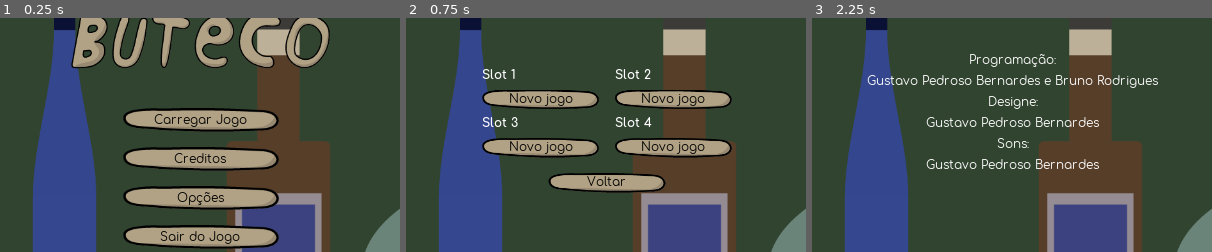
Above: before the commit, frames 1-3 (left to right).
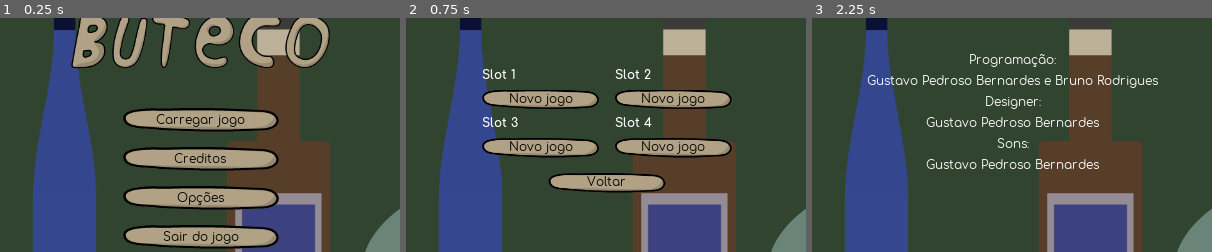
Above: after the commit, the same moments.

Repository: gustavopedrosob/buteco
Game: Godot game, scene res://TelaInicial.tscn
Same seed, same stepped clock (60 frames per second), same inputs: the game is played once before the commit and once after it.
Inputs:
- Up to frame 1 (0.25 s): no input
- Up to frame 2 (0.75 s): click "Carregar Jogo" (after the commit: "Carregar jogo") at 0.5 s
- Up to frame 3 (2.25 s): click "Voltar" at 1.25 s; click "Creditos" at 2 s
The pictures show only the part of the screen within x 25-75%, y 26-76%; the shares and areas given below are measured in that part.

The runs differ from the first frame. In frame 1, 0.9% of the frame differs, in the area x 38-62%, y 41-97%; in frame 2, nothing differs; in frame 3, 0.3%.

Commit message:
Mudado a forma com que é gerenciado as linguas no jogo.

Diff:
--- a/Button.gd
+++ b/Button.gd
@@ -13,12 +13,10 @@
 		var dados = Playervariables.load_save()
 		Playervariables.set_dinheiro(dados['dinheiro'])
 	reset_timer()
+	$"Button".text = Options.lang_content["shop"]
+
 func _process(delta):
-	match Options.language:
-		'pt-br':
-			dinheirodisplay.text = str('Dinheiro: ',Playervariables.dinheiro)
-		'en-us':
-			dinheirodisplay.text = str('Money: ',Playervariables.dinheiro)
+	dinheirodisplay.text = str(Options.lang_content["money"], Playervariables.dinheiro)
 func _on_Timer_timeout():
 	spawn_client()
 func reset_timer():
--- a/Creditos.gd
+++ b/Creditos.gd
@@ -1,11 +1,7 @@
 extends Control
 
 func _ready():
-	match Options.language:
-		'pt-br':
-			$"Centralizado/Creditos Texto".bbcode_text = "[center]Programação:\nGustavo Pedroso Bernardes e Bruno Rodrigues\nDesigne:\nGustavo Pedroso Bernardes\nSons:\nGustavo Pedroso Bernardes"
-		'en-us':
-			$"Centralizado/Creditos Texto".bbcode_text = "[center]Programming:\nGustavo Pedroso Bernardes e Bruno Rodrigues\nDesigne:\nGustavo Pedroso Bernardes\nSounds:\nGustavo Pedroso Bernardes"
+	$"Centralizado/Creditos Texto".bbcode_text = str("[center]",Options.lang_content["programming"],":\nGustavo Pedroso Bernardes e Bruno Rodrigues\n",Options.lang_content["designer"],":\nGustavo Pedroso Bernardes\n",Options.lang_content["sounds"],":\nGustavo Pedroso Bernardes")
 func _process(delta):
 	if Input.is_action_just_pressed("ui_cancel"):
 		get_tree().change_scene("res://TelaInicial.tscn")
--- a/Creditos.tscn
+++ b/Creditos.tscn
@@ -41,6 +41,8 @@
 bbcode_enabled = true
 bbcode_text = "
 "
+text = "
+"
 scroll_active = false
 __meta__ = {
 "_edit_use_anchors_": false,
--- a/Dificuldade.gd
+++ b/Dificuldade.gd
@@ -9,43 +9,24 @@
 	match ID:
 		0:
 			Options.dificuldade = 'facil'
-			seila('Easy','Facil')
+			text = Options.lang_content["easy"]
 			Options.create_save()
 		1:
 			Options.dificuldade = 'normal'
-			seila('Normal','Normal')
+			text = Options.lang_content["normal"]
 			Options.create_save()
 		2:
 			Options.dificuldade = 'dificil'
-			seila('Hard','Dificil')
+			text = Options.lang_content["hard"]
 			Options.create_save()
 func button_reload_language():
-	match Options.language:
-		'pt-br':
-			popup.set_item_text(0,'Facil')
-			popup.set_item_text(1,'Normal')
-			popup.set_item_text(2,'Dificil')
-			match Options.dificuldade:
-				'facil':
-					text = 'Facil'
-				'normal':
-					text = 'Normal'
-				'dificil':
-					text = 'Dificil'
-		'en-us':
-			popup.set_item_text(0,'Easy')
-			popup.set_item_text(1,'Normal')
-			popup.set_item_text(2,'Hard')
-			match Options.dificuldade:
-				'facil':
-					text = 'Easy'
-				'normal':
-					text = 'Normal'
-				'dificil':
-					text = 'Hard'
-func seila(en,pt):
-	match Options.language:
-		'pt-br':
-			text = pt
-		'en-us':
-			text = en
+	popup.set_item_text(0, Options.lang_content["easy"])
+	popup.set_item_text(1, Options.lang_content["normal"])
+	popup.set_item_text(2, Options.lang_content["hard"])
+	match Options.dificuldade:
+		'facil':
+			text = Options.lang_content["easy"]
+		'normal':
+			text = Options.lang_content["normal"]
+		'dificil':
+			text = Options.lang_content["hard"]
--- a/Horario Display.gd
+++ b/Horario Display.gd
@@ -27,26 +27,14 @@
 	var minutos_display = int(60 - horatimer.time_left)
 	var minutos_restantes = horatimer.time_left
 	if minutos_display < 10:
-		match Options.language:
-			'pt-br':
-				horadisplay.text = str('Horario: ',horas,':0',minutos_display)
-			'en-us':
-				horadisplay.text = str('Hour: ',horas,':0',minutos_display)
+		horadisplay.text = str(Options.lang_content["hour"], horas, ":0", minutos_display)
 	if minutos_display >= 10:
-		match Options.language:
-			'pt-br':
-				horadisplay.text = str('Horario: ',horas,':',minutos_display)
-			'en-us':
-				horadisplay.text = str('Hour: ',horas,':',minutos_display)
+		horadisplay.text = str(Options.lang_content["hour"], horas, ":", minutos_display)
 	Playervariables.data['minuto'] = minutos_restantes
 	reload_dia()
 func reload_dia():
 	var dia = Playervariables.data['dia']
-	match Options.language:
-		'pt-br':
-			diadisplay.text = str('Dia: ',dia)
-		'en-us':
-			diadisplay.text = str('Day: ',dia)
+	diadisplay.text = str(Options.lang_content["day"], dia)
 func _on_HourAndAutoSave_timeout():
 	reset_timer()
 	Playervariables.data['hora'] += 1
--- a/Jogo.tscn
+++ b/Jogo.tscn
@@ -111,6 +111,7 @@
 
 [node name="shop" parent="." instance=ExtResource( 10 )]
 visible = false
+
 [connection signal="timeout" from="Timer" to="." method="_on_Timer_timeout"]
 [connection signal="timeout" from="Alinhamento/Hora Display/Hora" to="Alinhamento" method="_on_HourAndAutoSave_timeout"]
 [connection signal="timeout" from="AutoSave" to="." method="_on_AutoSave_timeout"]
--- a/Jogodosclick.tscn
+++ b/Jogodosclick.tscn
@@ -131,5 +131,6 @@
 wait_time = 5.0
 one_shot = true
 autostart = true
+
 [connection signal="pressed" from="Center/Alinhamento/Center2/TextureButton" to="." method="_on_TextureButton_pressed"]
 [connection signal="timeout" from="Timer" to="." method="_on_Timer_timeout"]
--- a/Loja.gd
+++ b/Loja.gd
@@ -24,6 +24,10 @@
 
 
 func _ready():
+	$"HBoxContainer/title".text = Options.lang_content["shop"]
+	$"HBoxContainer/HBoxContainer/cadeiras".text = Options.lang_content["chairs"]
+	$"HBoxContainer/HBoxContainer/papeis de parede".text = Options.lang_content["wallpapers"]
+	$"HBoxContainer/HBoxContainer/balcoes".text = Options.lang_content["kitchen_baltion"]
 	load_cores()
 	load_cadeiras()
 	load_balcoes()
--- a/Node2D.gd
+++ b/Node2D.gd
@@ -12,19 +12,11 @@
 			quantidade_clicks_requiridos = 35
 		'dificil':
 			quantidade_clicks_requiridos = 50
-	match Options.language:
-		'pt-br':
-			$Center/Alinhamento/Dica.text = str('Click na caneca de cerveja, ',quantidade_clicks_requiridos,' vezes antes que o tempo acabe para a encher.')
-		'en-us':
-			$Center/Alinhamento/Dica.text = str('Click on the beer mug, ',quantidade_clicks_requiridos,' times before time runs out to fill it.')
+	$Center/Alinhamento/Dica.text = Options.lang_content["click_on_beer"] % quantidade_clicks_requiridos
 # warning-ignore:unused_argument
 func _process(delta):
 	$AnimationPlayer/QntPrecionado.text = str(quantidade_de_vezes_precionado)
-	match Options.language:
-		'pt-br':
-			$Center/Alinhamento/Time.text = str('Tempo restante: ',int($Timer.time_left))
-		'en-us':
-			$Center/Alinhamento/Time.text = str('Time left: ',int($Timer.time_left))
+	$Center/Alinhamento/Time.text = str(Options.lang_content["time_left"], int($Timer.time_left))
 	# Aqui executa se conseguir os clicks necessarios
 	if quantidade_de_vezes_precionado == quantidade_clicks_requiridos:
 		Playervariables.set_jogo2(3)
--- a/Opcoes.gd
+++ b/Opcoes.gd
@@ -3,21 +3,14 @@
 func _ready():
 	$"GridContainer/SeleLan".connect("reload_language", self, "on_reload_language")
 	exchange_language()
+
 func exchange_language():
-	match Options.language:
-		'pt-br':
-			$"Opcoes Title".text = 'Opções'
-			$"Voltar".text = 'Voltar'
-			$'GridContainer/Dif'.text = 'Selecione uma dificuldade:'
-			$"GridContainer/Language Display".text = 'Selecione uma linguagem:'
-			$"GridContainer/Fullscreen Display".text = 'Tela Cheia'
-			$"GridContainer/Autosave Display".text = 'Auto-Salvar'
-		'en-us':
-			$"Opcoes Title".text = 'Options'
-			$"Voltar".text = 'Back'
-			$'GridContainer/Dif'.text = 'Select a Difficult'
-			$"GridContainer/Language Display".text = 'Select a Language:'
-			$"GridContainer/Fullscreen Display".text = 'Fullscreen'
-			$"GridContainer/Autosave Display".text = 'Auto-Save'
+	$"Opcoes Title".text = Options.lang_content["options"]
+	$"Voltar".text = Options.lang_content["back"]
+	$'GridContainer/Dif'.text = Options.lang_content["select_dificult"]
+	$"GridContainer/Language Display".text = Options.lang_content["select_language"]
+	$"GridContainer/Fullscreen Display".text = Options.lang_content["fullscreen"]
+	$"GridContainer/Autosave Display".text = Options.lang_content["auto_save"]
+
 func on_reload_language():
 	exchange_language()
--- a/Opcoes.tscn
+++ b/Opcoes.tscn
@@ -203,5 +203,6 @@
 custom_colors/font_color = Color( 0, 0, 0, 1 )
 enabled_focus_mode = 0
 text = "Voltar"
+
 [connection signal="pressed" from="CenterContainer/VBoxContainer/GridContainer/CheckFullscreen" to="CenterContainer/VBoxContainer/GridContainer/CheckFullscreen" method="_on_CheckFullscreen_pressed"]
 [connection signal="pressed" from="CenterContainer/VBoxContainer/GridContainer/Autosave" to="CenterContainer/VBoxContainer/GridContainer/Autosave" method="_on_Autosave_pressed"]
--- a/Options.gd
+++ b/Options.gd
@@ -5,10 +5,19 @@
 var auto_save = false
 var fullscreen = false
 var dicas = true
+var lang_content = null
 
 func _ready():
 	Options.load_save()
 	change_fullscreen()
+	get_language()
+
+func get_language():
+	var file = File.new()
+	file.open('lang/%s.json' % language, File.READ)
+	var text = file.get_as_text()
+	lang_content = parse_json(text)
+
 func load_save():
 	var arquivo = File.new()
 	var erro = arquivo.open('user://options', File.READ)
@@ -20,6 +29,7 @@
 		fullscreen = dados['fullscreen']
 	else:
 		print(erro)
+
 func create_save():
 	var arquivo = File.new()
 	var erro = arquivo.open('user://options', File.WRITE)
@@ -28,6 +38,7 @@
 		arquivo.store_var(dados_to_save)
 	else:
 		print(erro)
+
 func change_fullscreen():
 	match fullscreen:
 		false:
--- a/Pause.gd
+++ b/Pause.gd
@@ -3,16 +3,8 @@
 func _ready():
 	exchange_language()
 func exchange_language():
-	match Options.language:
-		'pt-br':
-			$"Pause/Pause Title".text = 'Jogo pausado'
-			$"Pause/Opcoes".text = 'Opções'
-			$"Pause/Salvar e sair".text = 'Salvar e sair'
-			$"Pause/Salvar".text = 'Salvar'
-			$"Pause/Voltar a tela inicial".text = 'Voltar a tela inicial'
-		'en-us':
-			$"Pause/Pause Title".text = 'Game paused'
-			$"Pause/Opcoes".text = 'Options'
-			$"Pause/Salvar e sair".text = 'Save and quit'
-			$"Pause/Salvar".text = 'Save'
-			$"Pause/Voltar a tela inicial".text = 'Return to home screen'
+	$"Pause/Pause Title".text = Options.lang_content["game_paused"]
+	$"Pause/Opcoes".text = Options.lang_content["options"]
+	$"Pause/Salvar e sair".text = Options.lang_content["save_and_leave"]
+	$"Pause/Salvar".text = Options.lang_content["save"]
+	$"Pause/Voltar a tela inicial".text = Options.lang_content["return_to_home_screen"]
--- a/Saves.gd
+++ b/Saves.gd
@@ -24,21 +24,12 @@
 		change_title(lista_slots[x],lista_saves[x])
 		check_delete(lista_slots[x],lista_deletes[x])
 func change_title(slot,savenumber):
-	match Options.language:
-		'pt-br':
-			voltar.text = 'Voltar'
-			match Directory.new().file_exists(slot):
-				false:
-					savenumber.text = 'Novo jogo'
-				true:
-					savenumber.text = 'Carregar'
-		'en-us':
-			voltar.text = 'Back'
-			match Directory.new().file_exists(slot):
-				false:
-					savenumber.text = 'New game'
-				true:
-					savenumber.text = 'Load'
+	voltar.text = Options.lang_content["back"]
+	match Directory.new().file_exists(slot):
+		false:
+			savenumber.text = Options.lang_content["new_game"]
+		true:
+			savenumber.text = Options.lang_content["load"]
 func create_or_load(slot):
 	match Directory.new().file_exists(slot):
 		false:
--- a/Saves.tscn
+++ b/Saves.tscn
@@ -286,6 +286,7 @@
 "_edit_use_anchors_": false,
 "_editor_description_": ""
 }
+
 [connection signal="pressed" from="CenterContainer/VBoxContainer/GridContainer/HBoxContainer/Save 1" to="." method="_on_Save_1_pressed"]
 [connection signal="pressed" from="CenterContainer/VBoxContainer/GridContainer/HBoxContainer/Deleta1" to="." method="_on_Deleta1_pressed"]
 [connection signal="pressed" from="CenterContainer/VBoxContainer/GridContainer/HBoxContainer2/Save 2" to="." method="_on_Save_2_pressed"]
--- a/SeleLan.gd
+++ b/SeleLan.gd
@@ -10,12 +10,13 @@
 func _on_item_pressed(ID):
 	match ID:
 		0:
-			Options.language = 'pt-br'
-			emit_signal("reload_language")
-			text = Options.language
-			Options.create_save()
+			set_language('pt-br')
 		1:
-			Options.language = 'en-us'
-			emit_signal("reload_language")
-			text = Options.language
-			Options.create_save()
+			set_language('en-us')
+func set_language(lang: String):
+	if lang != Options.language:
+		Options.language = lang
+		Options.get_language()
+		emit_signal("reload_language")
+		text = Options.language
+		Options.create_save()
--- a/TelaInicial.gd
+++ b/TelaInicial.gd
@@ -10,22 +10,18 @@
 onready var sairdojogo = $"AlinhamentoV/Sair do jogo"
 
 func _ready():
-	match Options.language:
-		'pt-br':
-			carregarjogo.text = 'Carregar Jogo'
-			creditos.text = 'Creditos'
-			opcoes.text = 'Opções'
-			sairdojogo.text = 'Sair do Jogo'
-		'en-us':
-			carregarjogo.text = 'Load game'
-			creditos.text = 'Credits'
-			opcoes.text = 'Options'
-			sairdojogo.text = 'Leave the game'
+	carregarjogo.text = Options.lang_content["load_game"]
+	creditos.text = Options.lang_content["credits"]
+	opcoes.text = Options.lang_content["options"]
+	sairdojogo.text = Options.lang_content["leave_the_game"]
+
 func _on_Carregar_Jogo_pressed():
 # warning-ignore:return_value_discarded
 	get_tree().change_scene(savesscene)
+
 func _on_Sair_do_jogo_pressed():
 	get_tree().quit()
+
 func _on_Creditos_pressed():
 # warning-ignore:return_value_discarded
 	get_tree().change_scene(creditosscene)
--- /dev/null
+++ b/lang/en-us.json
@@ -0,0 +1,32 @@
+{
+    "options": "Options",
+    "back": "Back",
+    "select_dificult": "Select a dificult",
+    "select_language": "Select a language",
+    "fullscreen": "Fullscreen",
+    "auto_save": "Auto-save",
+    "load_game": "Load game",
+    "credits": "Credits",
+    "leave_the_game": "Leave game",
+    "money": "Money: ",
+    "game_paused": "Game paused",
+    "save_and_leave": "Save and leave",
+    "save": "Save",
+    "return_to_home_screen": "Return to home screen",
+    "hour": "Hour: ",
+    "day": "Day: ",
+    "new_game": "New game",
+    "load": "Load",
+    "programming": "Programming",
+    "designer": "Designer",
+    "sounds": "Sounds",
+    "click_on_beer": "Click on the beer mug, %s times before time runs out to fill it.",
+    "time_left": "Time left: ",
+    "easy": "Easy",
+    "normal": "Normal",
+    "hard": "Hard",
+    "chairs": "Chairs",
+    "wallpapers": "Wallpapers",
+    "kitchen_baltion": "Kitchen baltion",
+    "shop": "Shop"
+}
--- /dev/null
+++ b/lang/pt-br.json
@@ -0,0 +1,32 @@
+{
+    "options": "Opções",
+    "back": "Voltar",
+    "select_dificult": "Selecione uma dificuldade",
+    "select_language": "Selecione uma linguagem",
+    "fullscreen": "Tela cheia",
+    "auto_save": "Auto-salvar",
+    "load_game": "Carregar jogo",
+    "credits": "Creditos",
+    "leave_the_game": "Sair do jogo",
+    "money": "Dinheiro: ",
+    "game_paused": "Jogo pausado",
+    "save_and_leave": "Salvar e sair",
+    "save": "Salvar",
+    "return_to_home_screen": "Retornar a tela inicial",
+    "hour": "Hora: ",
+    "day": "Dia: ",
+    "new_game": "Novo jogo",
+    "load": "Carregar",
+    "programming": "Programação",
+    "designer": "Designer",
+    "sounds": "Sons",
+    "click_on_beer": "Click na caneca de cerveja, %s vezes antes que o tempo acabe para a encher.",
+    "time_left": "Tempo restante: ",
+    "easy": "Facil",
+    "normal": "Normal",
+    "hard": "Dificil",
+    "chairs": "Cadeiras",
+    "wallpapers": "Papeis de parede",
+    "kitchen_baltion": "Balcoes",
+    "shop": "Loja"
+}
--- a/shop.tscn
+++ b/shop.tscn
@@ -328,135 +328,135 @@
 use_filter = true
 font_data = ExtResource( 10 )
 
+[sub_resource type="StyleBoxFlat" id=64]
+bg_color = Color( 0.266667, 0.215686, 0.176471, 1 )
+
 [sub_resource type="StyleBoxFlat" id=65]
 bg_color = Color( 0.266667, 0.215686, 0.176471, 1 )
 
 [sub_resource type="StyleBoxFlat" id=66]
-bg_color = Color( 0.266667, 0.215686, 0.176471, 1 )
+bg_color = Color( 0.772549, 0.772549, 0.772549, 1 )
 
 [sub_resource type="StyleBoxFlat" id=67]
 bg_color = Color( 0.772549, 0.772549, 0.772549, 1 )
 
 [sub_resource type="StyleBoxFlat" id=68]
-bg_color = Color( 0.772549, 0.772549, 0.772549, 1 )
+bg_color = Color( 0.498039, 0.368627, 0.278431, 1 )
 
 [sub_resource type="StyleBoxFlat" id=69]
 bg_color = Color( 0.498039, 0.368627, 0.278431, 1 )
 
 [sub_resource type="StyleBoxFlat" id=70]
-bg_color = Color( 0.498039, 0.368627, 0.278431, 1 )
+bg_color = Color( 1, 0.803922, 0.564706, 1 )
 
 [sub_resource type="StyleBoxFlat" id=71]
 bg_color = Color( 1, 0.803922, 0.564706, 1 )
 
-[sub_resource type="StyleBoxFlat" id=72]
-bg_color = Color( 1, 0.803922, 0.564706, 1 )
-
-[sub_resource type="DynamicFont" id=73]
+[sub_resource type="DynamicFont" id=72]
 use_filter = true
 font_data = ExtResource( 10 )
 
+[sub_resource type="StyleBoxFlat" id=73]
+bg_color = Color( 0.541176, 0.533333, 0.545098, 1 )
+
 [sub_resource type="StyleBoxFlat" id=74]
 bg_color = Color( 0.541176, 0.533333, 0.545098, 1 )
 
 [sub_resource type="StyleBoxFlat" id=75]
-bg_color = Color( 0.541176, 0.533333, 0.545098, 1 )
+bg_color = Color( 0.168627, 0.109804, 0.0823529, 1 )
 
 [sub_resource type="StyleBoxFlat" id=76]
-bg_color = Color( 0.168627, 0.109804, 0.0823529, 1 )
+bg_color = Color( 0.772549, 0.772549, 0.772549, 1 )
 
 [sub_resource type="StyleBoxFlat" id=77]
 bg_color = Color( 0.772549, 0.772549, 0.772549, 1 )
 
-[sub_resource type="StyleBoxFlat" id=78]
-bg_color = Color( 0.772549, 0.772549, 0.772549, 1 )
-
-[sub_resource type="DynamicFont" id=79]
+[sub_resource type="DynamicFont" id=78]
 size = 40
 use_filter = true
 font_data = ExtResource( 10 )
 
+[sub_resource type="StyleBoxTexture" id=79]
+texture = ExtResource( 3 )
+region_rect = Rect2( 0, 0, 203, 36 )
+
 [sub_resource type="StyleBoxTexture" id=80]
-texture = ExtResource( 3 )
+texture = ExtResource( 4 )
 region_rect = Rect2( 0, 0, 203, 36 )
 
 [sub_resource type="StyleBoxTexture" id=81]
-texture = ExtResource( 4 )
-region_rect = Rect2( 0, 0, 203, 36 )
-
-[sub_resource type="StyleBoxTexture" id=82]
 texture = ExtResource( 6 )
 region_rect = Rect2( 0, 0, 203, 36 )
 margin_left = 4.73684
 margin_right = 3.15789
 
-[sub_resource type="DynamicFont" id=83]
+[sub_resource type="DynamicFont" id=82]
 use_filter = true
 font_data = ExtResource( 10 )
 
+[sub_resource type="StyleBoxTexture" id=83]
+texture = ExtResource( 3 )
+region_rect = Rect2( 0, 0, 203, 36 )
+
 [sub_resource type="StyleBoxTexture" id=84]
-texture = ExtResource( 3 )
+texture = ExtResource( 4 )
 region_rect = Rect2( 0, 0, 203, 36 )
 
 [sub_resource type="StyleBoxTexture" id=85]
-texture = ExtResource( 4 )
-region_rect = Rect2( 0, 0, 203, 36 )
-
-[sub_resource type="StyleBoxTexture" id=86]
 texture = ExtResource( 6 )
 region_rect = Rect2( 0, 0, 203, 36 )
 margin_left = 3.15789
 margin_right = 3.15789
 
-[sub_resource type="DynamicFont" id=87]
+[sub_resource type="DynamicFont" id=86]
 use_filter = true
 font_data = ExtResource( 10 )
 
+[sub_resource type="StyleBoxTexture" id=87]
+texture = ExtResource( 3 )
+region_rect = Rect2( 0, 0, 203, 36 )
+
 [sub_resource type="StyleBoxTexture" id=88]
-texture = ExtResource( 3 )
+texture = ExtResource( 4 )
 region_rect = Rect2( 0, 0, 203, 36 )
 
 [sub_resource type="StyleBoxTexture" id=89]
-texture = ExtResource( 4 )
-region_rect = Rect2( 0, 0, 203, 36 )
-
-[sub_resource type="StyleBoxTexture" id=90]
 texture = ExtResource( 6 )
 region_rect = Rect2( 0, 0, 203, 36 )
 margin_left = 3.15789
 margin_right = 3.15789
 
-[sub_resource type="DynamicFont" id=91]
+[sub_resource type="DynamicFont" id=90]
 use_filter = true
 font_data = ExtResource( 10 )
 
-[sub_resource type="StyleBoxTexture" id=92]
+[sub_resource type="StyleBoxTexture" id=91]
 texture = ExtResource( 3 )
 region_rect = Rect2( 0, 0, 203, 36 )
 margin_left = 7.0
 margin_right = 6.0
 
-[sub_resource type="StyleBoxTexture" id=93]
+[sub_resource type="StyleBoxTexture" id=92]
 texture = ExtResource( 4 )
 region_rect = Rect2( 0, 0, 203, 36 )
 margin_left = 7.0
 margin_right = 7.0
 
-[sub_resource type="StyleBoxTexture" id=94]
+[sub_resource type="StyleBoxTexture" id=93]
 texture = ExtResource( 6 )
 region_rect = Rect2( 0, 0, 202.579, 36 )
 margin_left = 7.89474
 margin_right = 7.89474
 
-[sub_resource type="DynamicFont" id=95]
+[sub_resource type="DynamicFont" id=94]
 use_filter = true
 font_data = ExtResource( 10 )
 
-[sub_resource type="StyleBoxTexture" id=96]
+[sub_resource type="StyleBoxTexture" id=95]
 texture = ExtResource( 24 )
 region_rect = Rect2( 0, 0, 369, 303 )
 
-[sub_resource type="DynamicFont" id=97]
+[sub_resource type="DynamicFont" id=96]
 outline_size = 1
 outline_color = Color( 0, 0, 0, 1 )
 use_filter = true
@@ -2369,14 +2369,14 @@
 rect_min_size = Vector2( 64, 96 )
 size_flags_horizontal = 0
 size_flags_vertical = 0
-custom_styles/hover = SubResource( 71 )
-custom_styles/normal = SubResource( 72 )
+custom_styles/hover = SubResource( 70 )
+custom_styles/normal = SubResource( 71 )
 
 [node name="balconies" type="VBoxContainer" parent="CenterContainer"]
 visible = false
-margin_left = 90.0
+margin_left = 38.0
 margin_top = 30.0
-margin_right = 502.0
+margin_right = 554.0
 margin_bottom = 412.0
 custom_constants/separation = 30
 __meta__ = {
@@ -3312,6 +3312,7 @@
 [node name="Timer" type="Timer" parent="mensagem de erro"]
 wait_time = 2.0
 autostart = true
+
 [connection signal="pressed" from="CenterContainer/wallpaper/HBoxContainer1/VBoxContainer1/Button1" to="." method="_on_Button1_pressed"]
 [connection signal="pressed" from="CenterContainer/wallpaper/HBoxContainer1/VBoxContainer2/Button2" to="." method="_on_Button2_pressed"]
 [connection signal="pressed" from="CenterContainer/wallpaper/HBoxContainer1/VBoxContainer3/Button3" to="." method="_on_Button3_pressed"]
Not shown: 82 places in shop.tscn that only renumber resources
